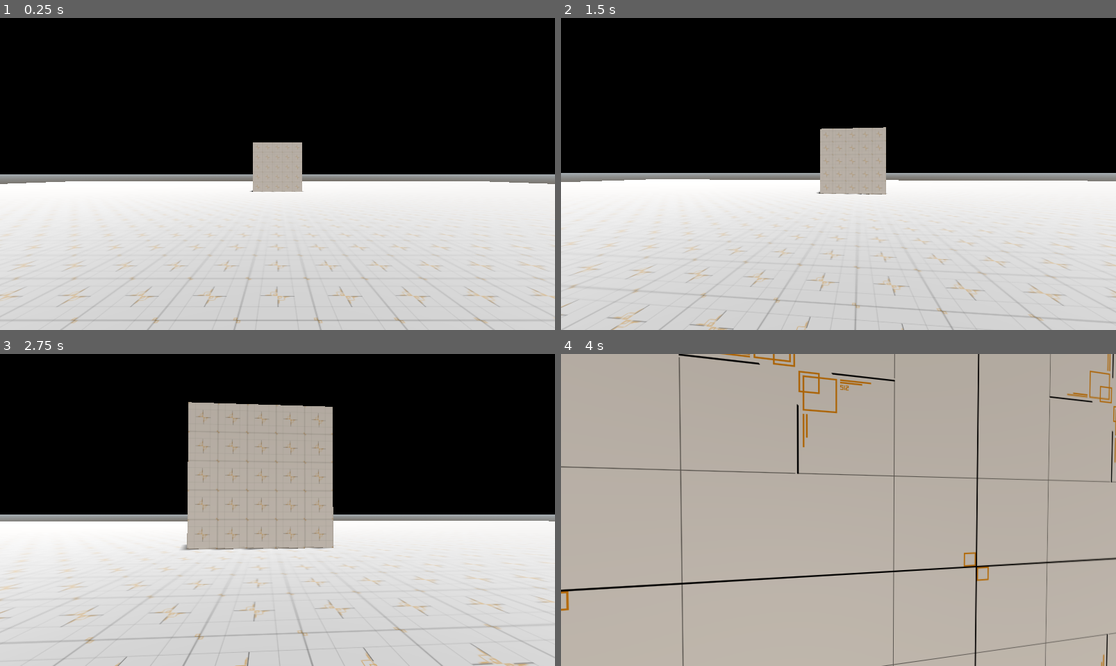
Above: before the commit, frames 1-4 (two rows, left to right).
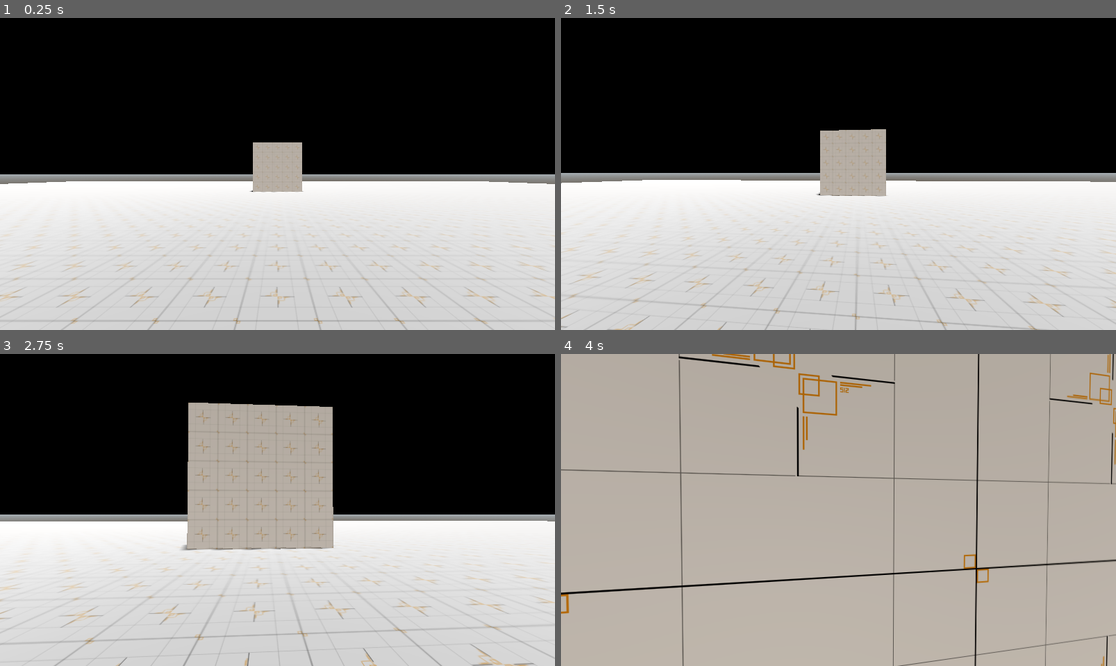
Above: after the commit, the same moments.

Repository: ScantBasic/Disinfector_Dave_Builds
Game: Godot game, scene res://Scenes/Test/test_map.tscn
Two runs of this game, one before a commit and one after it. Both use one fixed random seed, a clock stepped at 60 frames per second and the inputs below.
Inputs (mouse positions are in pixels of both pictures, inside the frame that each line leads up to):
- Up to frame 1 (0.25 s): no input
- Up to frame 2 (1.5 s): tap Enter at 0.5 s; move the mouse to (866, 174) at 0.52 s; hold Ctrl (Crouch) 0.53-1.28 s; hold W (Forward) from 0.53 s (still down); tap Space (Jump) at 0.77 s; move the mouse to (810, 174) at 1.27 s; tap Shift (Sprint) at 1.35 s
- Up to frame 3 (2.75 s): keep holding W (Forward); tap Space (Jump) at 1.52 s; move the mouse to (288, 503) at 2.02 s; hold Ctrl (Crouch) from 2.03 s (still down)
- Up to frame 4 (4 s): keep holding W (Forward); move the mouse to (832, 516) at 2.77 s; release Ctrl (Crouch) at 2.78 s; tap Shift (Sprint) at 2.85 s; tap Space (Jump) at 3.02, 3.77 s; move the mouse to (877, 513) at 3.52 s; hold Ctrl (Crouch) from 3.53 s (still down)

The runs differ from the first frame. In frame 1, 0.3% of the frame differs, in the area x 0-100%, y 52-98%; in frame 2, 2.9%; in frame 3, 0.6%; in frame 4, 3.8%, in the area x 0-100%, y 0-100%.

Commit message:
player.gd

Diff:
--- a/disinfect_11-11-2025/Source/Player/player.gd
+++ b/disinfect_11-11-2025/Source/Player/player.gd
@@ -48,7 +48,7 @@
 @export var cam_bob_speed := 10.0         # Frequency of bobbing
 @export var cam_smooth := 6.0             # How smoothly camera lerps to target
 @export var land_bob_intensity := 2.5     # How far camera dips when landing
-@export var land_bob_speed := 12.0        # How fast it returns up after landing
+@export var land_bob_speed := 24.0        # How fast it returns up after landing
 
 # --- NODE REFERENCES ---
 @onready var cam_pivot : Node3D = $Camera_Controller
